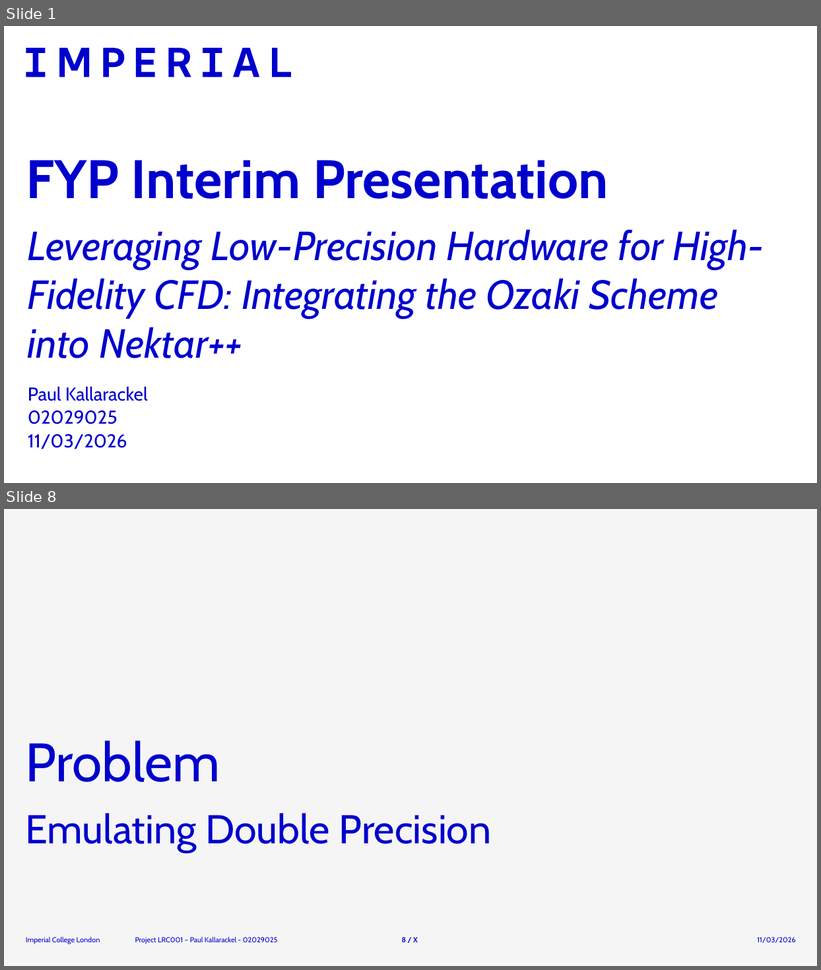
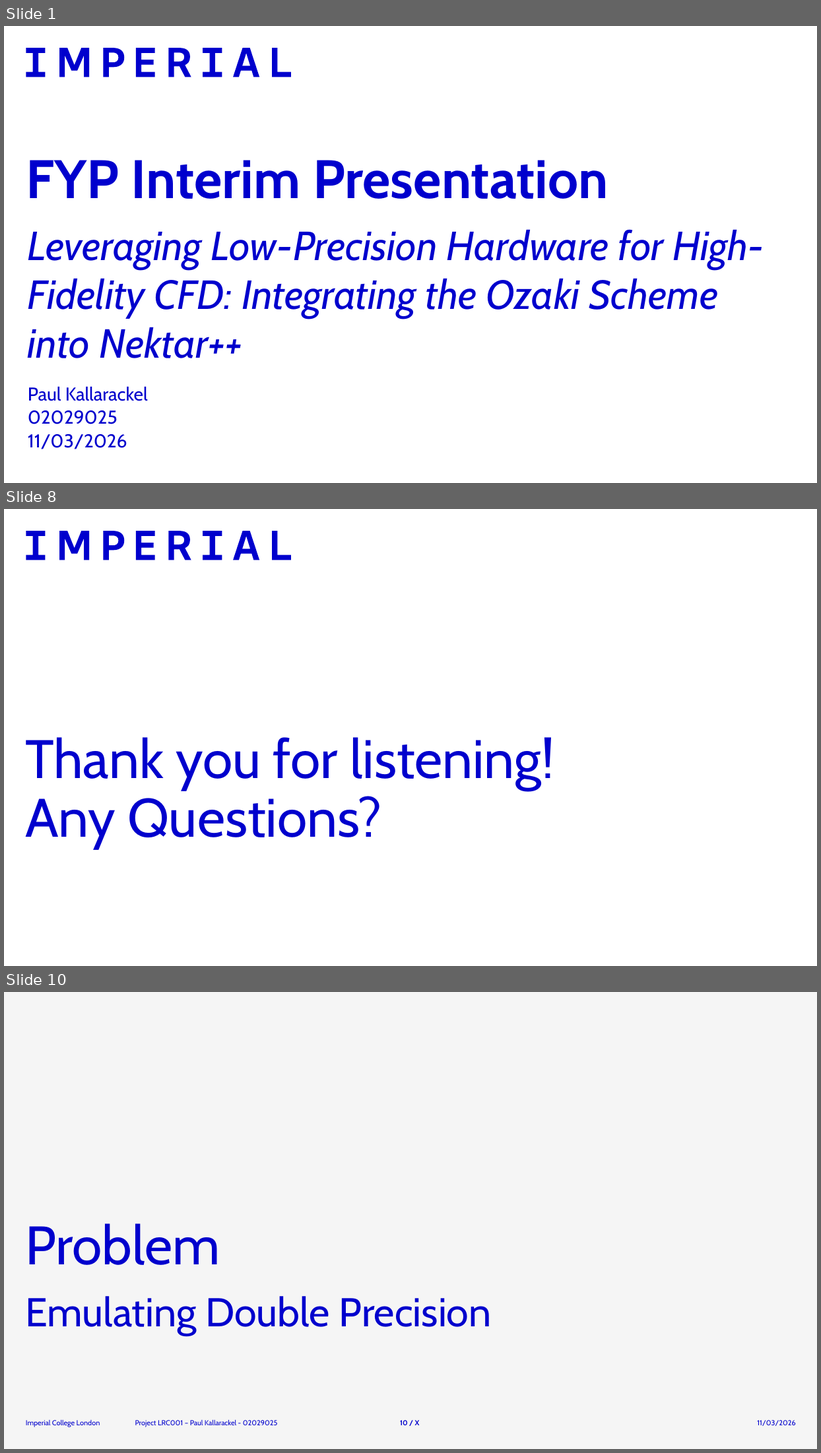
Before and after one commit to krackalackel02/FYP-Interim, a slide deck: Interim.pptx. Shown one above the other, each under a label of ours: slides 1 and 8 before the commit, slides 1, 8 and 10 after it; the slides between them are not shown. The pictures are 821x970 and 821x1453 pixels, drawn with LibreOffice and Linux fonts; fonts in the diff are those of the drawing; background and template pictures are left out. Boxes give left, top, right and bottom in pixels: in the first picture for what was removed or moved away, otherwise in the second. Text is boxed around its words. In the diff, an @@ line names an element or a change of style, - is before the commit and + after.

```diff
--- a/Interim.pptx
+++ b/Interim.pptx
@@ slide 8 added at box(4, 509, 817, 966), background #FFFFFF; not listed: 8 template elements that a slide beside it also shows @@
@@ title added at box(25, 737, 554, 849), 64 pt, text #0000CD @@
+Thank you for listening!
+Any Questions?
@@ what was slide 8 is now slide 10 @@
@@ page number at box(400, 1420, 420, 1426): text changed @@
-8 / X
+10 / X
```
Also in this commit, not shown: 6 slides changed, 1 other slide added, 1 other file.
